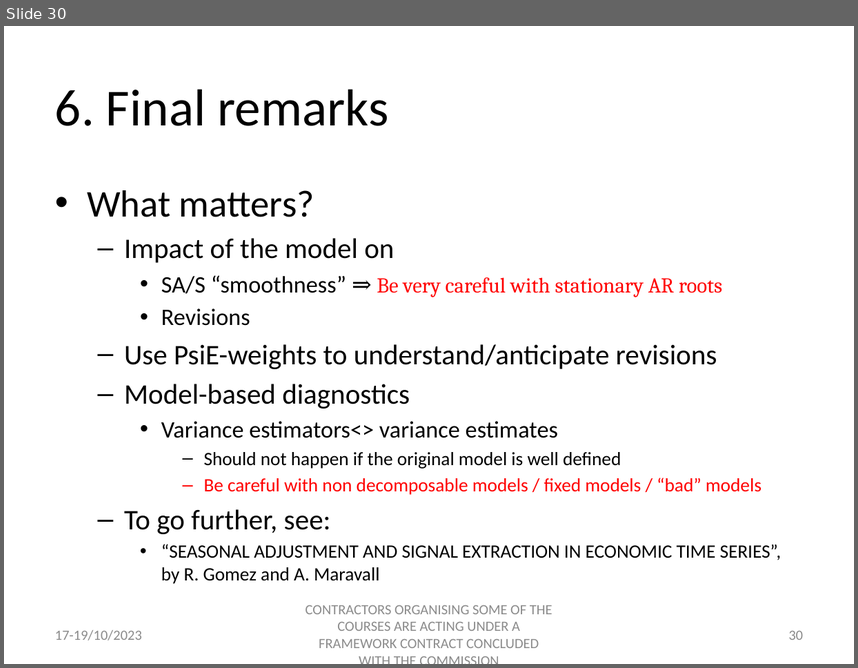
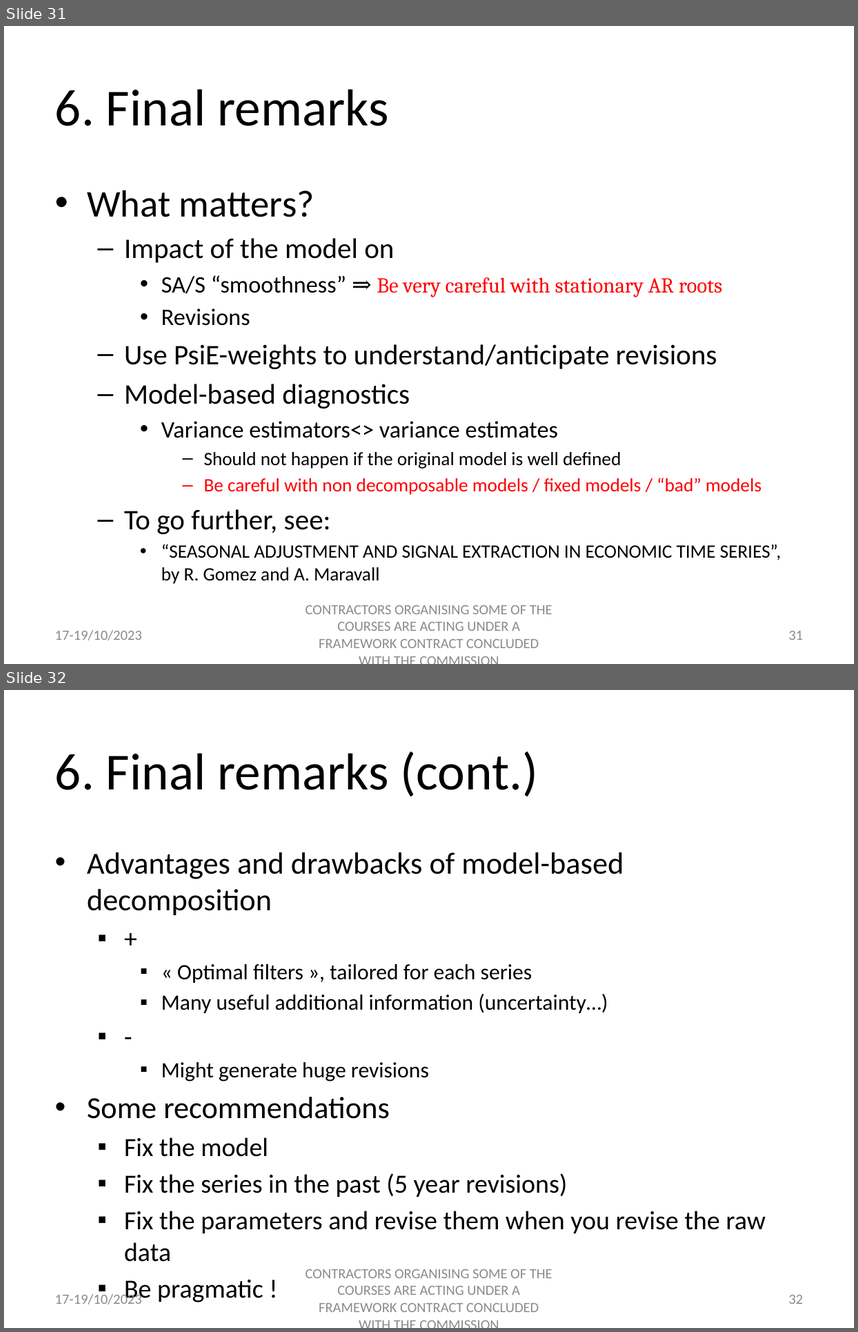
Before and after one commit to palatej/estp2023, a slide deck: Presentations/2.2 JD+_SEATS.pptx. Shown one above the other, each under a label of ours: slide 30 before the commit, slides 31 and 32 after it. The pictures are 858x668 and 858x1332 pixels, drawn with LibreOffice and Linux fonts; fonts in the diff are those of the drawing. Boxes give left, top, right and bottom in pixels: in the first picture for what was removed or moved away, otherwise in the second. Text is boxed around its words. In the diff, an @@ line names an element or a change of style, - is before the commit and + after.

```diff
--- a/Presentations/2.2 JD+_SEATS.pptx
+++ b/Presentations/2.2 JD+_SEATS.pptx
@@ slide 32 added at box(4, 690, 854, 1328), background #FFFFFF @@
@@ title added at box(55, 751, 539, 797), 44 pt, text #000000 @@
+6. Final remarks (cont.)
@@ text added at box(87, 852, 765, 1261), 22.2 pt, text #000000 @@
+• Advantages and drawbacks of model-based decomposition
+  ▪ +
+    ▪ « Optimal filters », tailored for each series
+    ▪ Many useful additional information (uncertainty…)
+  ▪ -
+    ▪ Might generate huge revisions
+• Some recommendations
+  ▪ Fix the model
+  ▪ Fix the series in the past (5 year revisions)
+  ▪ Fix the parameters and revise them when you revise the raw data
+  ▪ Be pragmatic !
@@ text added at box(306, 1269, 553, 1312), 12 pt, text #8C8C8C @@
+CONTRACTORS ORGANISING SOME OF THE COURSES ARE ACTING UNDER A FRAMEWORK CONTRACT CONCLUDED WITH THE COMMISSION
@@ text added at box(55, 1292, 142, 1304), 12 pt, text #8C8C8C @@
+17-19/10/2023
@@ page number added at box(789, 1294, 803, 1303), 12 pt, text #8C8C8C @@
+32
@@ what was slide 30 is now slide 31 @@
@@ page number at box(789, 630, 803, 639): text changed @@
-30
+31
```
Also in this commit, not shown: 1 other slide added, 6 other files.
